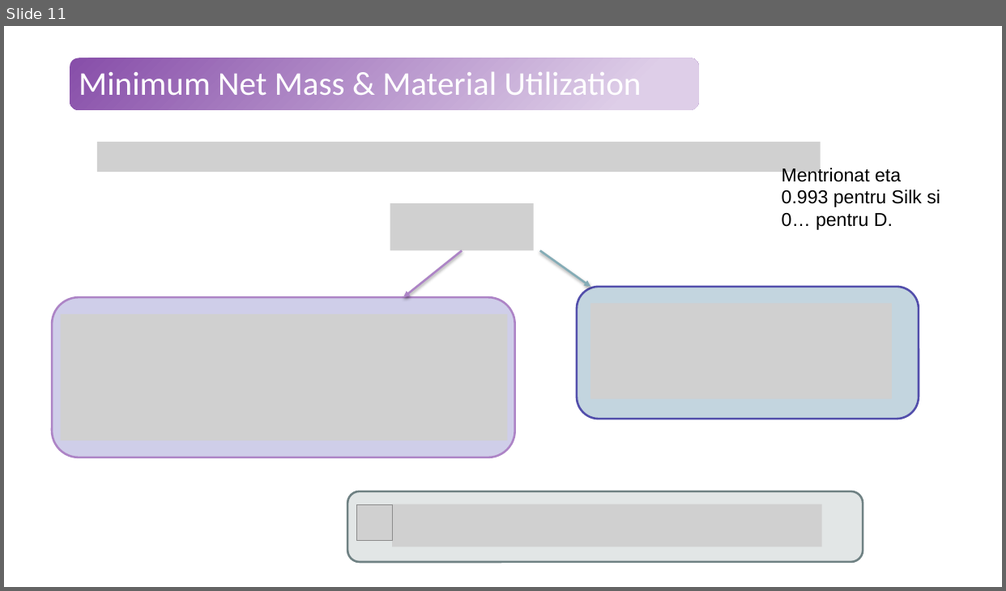
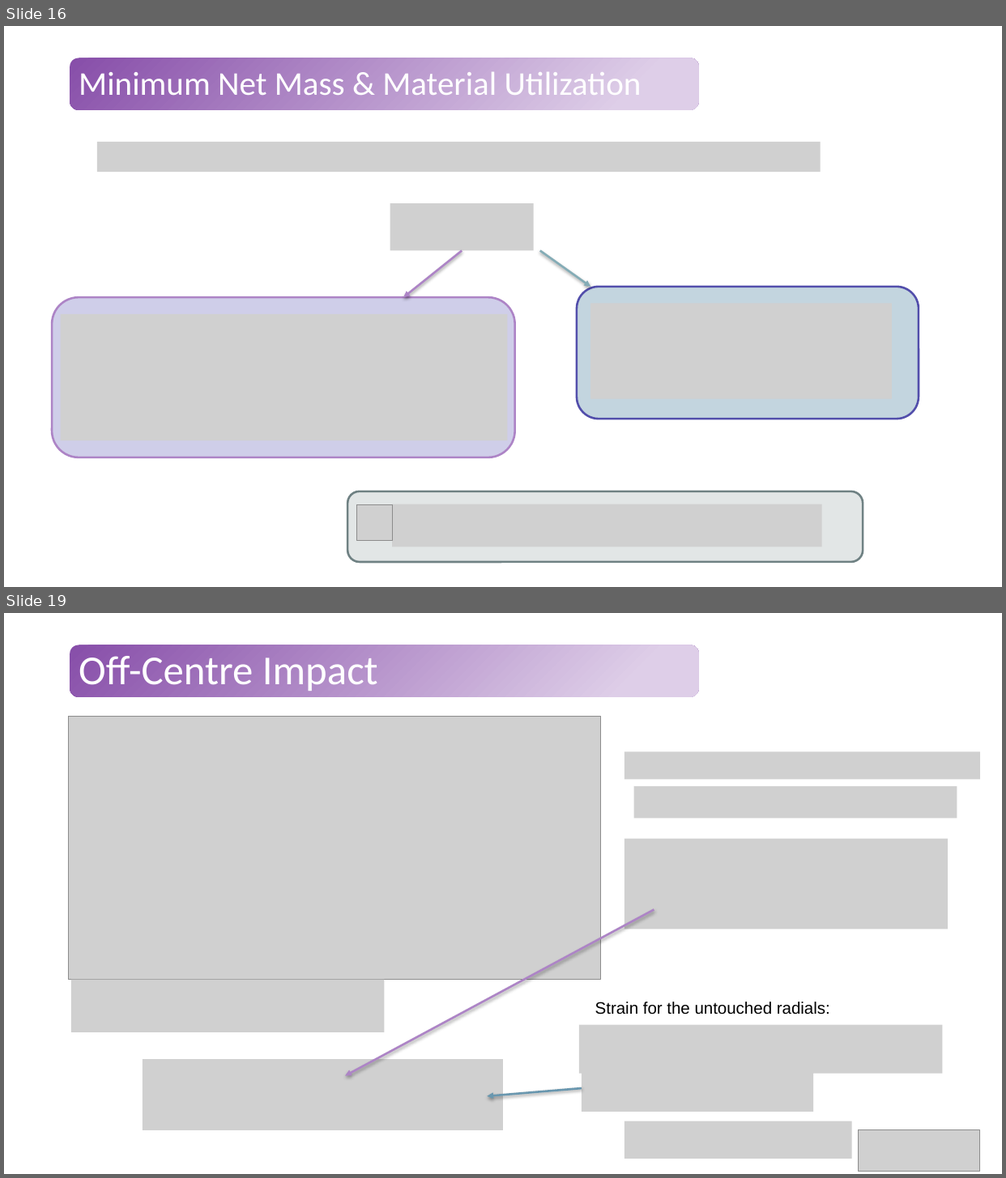
Before and after one commit to Tavi681/PoliPhysics, a slide deck: Tema 2/paper/Tema2.pptx. Shown one above the other, each under a label of ours: slide 11 before the commit, slides 16 and 19 after it; the slides between them are not shown. The pictures are 1006x591 and 1006x1178 pixels, drawn with LibreOffice and Linux fonts; fonts in the diff are those of the drawing; grey boxes stand for pictures. Boxes give left, top, right and bottom in pixels: in the first picture for what was removed or moved away, otherwise in the second. Text is boxed around its words. In the diff, an @@ line names an element or a change of style, - is before the commit and + after.

```diff
--- a/Tema 2/paper/Tema2.pptx
+++ b/Tema 2/paper/Tema2.pptx
@@ slide 19 added at bbox=[4, 613, 1002, 1174], background #FFFFFF; not listed: 1 template element that a slide beside it also shows @@
@@ title added at bbox=[79, 656, 378, 691], 39.6 pt, text #FFFFFF @@
+Off-Centre Impact
@@ picture added at bbox=[68, 717, 601, 979] @@
@@ group added at bbox=[345, 752, 980, 1076]: 3 pictures, 1 arrow @@
@@ picture added at bbox=[71, 980, 385, 1033] @@
@@ picture added at bbox=[579, 1025, 943, 1074] @@
@@ text added at bbox=[595, 1002, 830, 1015], 16 pt, text #000000 @@
+Strain for the untouched radials:
@@ picture added at bbox=[143, 1059, 503, 1131] @@
@@ picture added at bbox=[582, 1065, 814, 1112] @@
@@ arrow added from (582, 1088) to (487, 1097), #6997AF 2 pt @@
@@ picture added at bbox=[624, 1122, 852, 1159] @@
@@ picture added at bbox=[859, 1131, 980, 1171] @@
@@ what was slide 11 is now slide 16 @@
@@ slide 16 changed as well @@
@@ text removed at bbox=[782, 166, 940, 230] @@
-Mentrionat eta 0.993 pentru Silk si 0… pentru D.
```
Also in this commit, not shown: 9 other slides changed, 11 other slides added, 2 slides removed.
